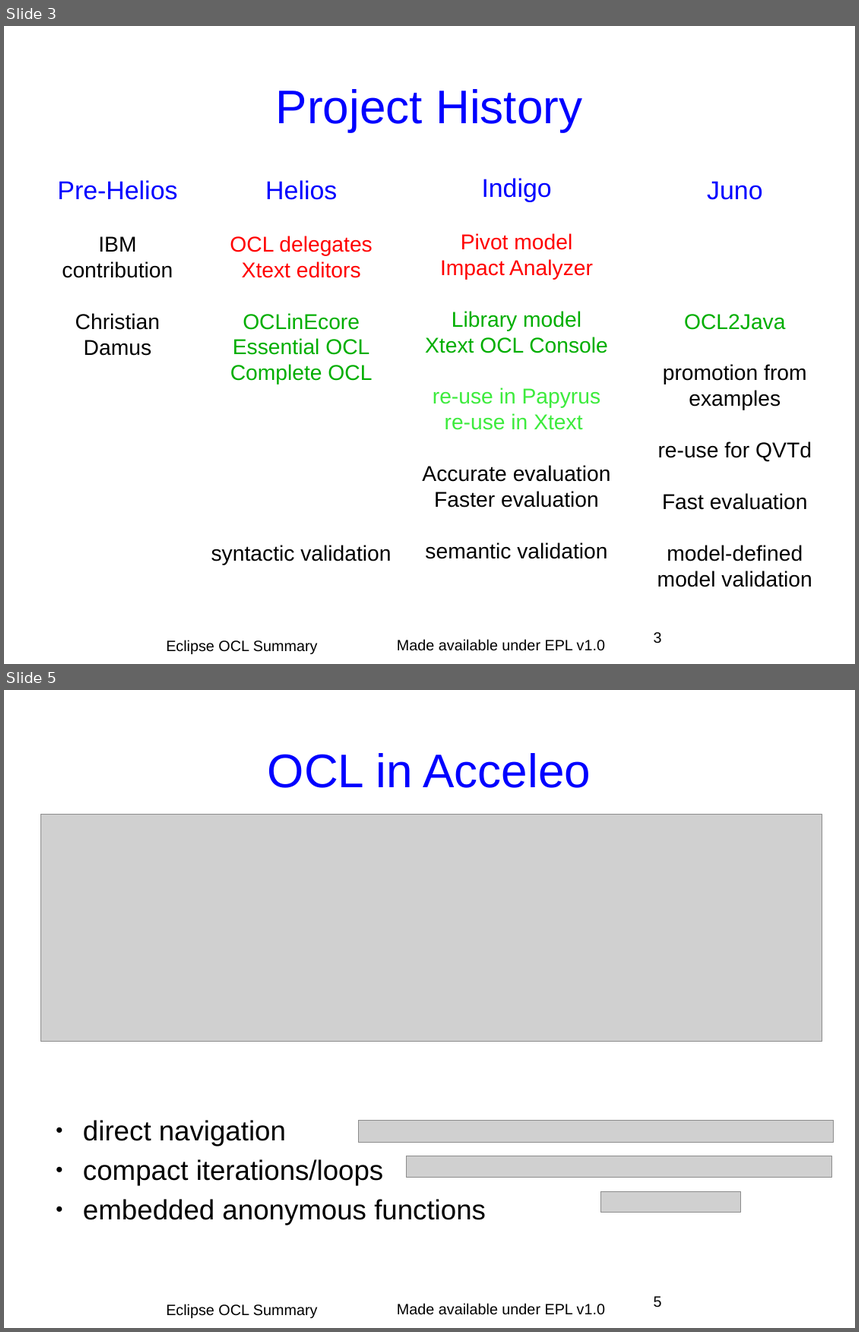
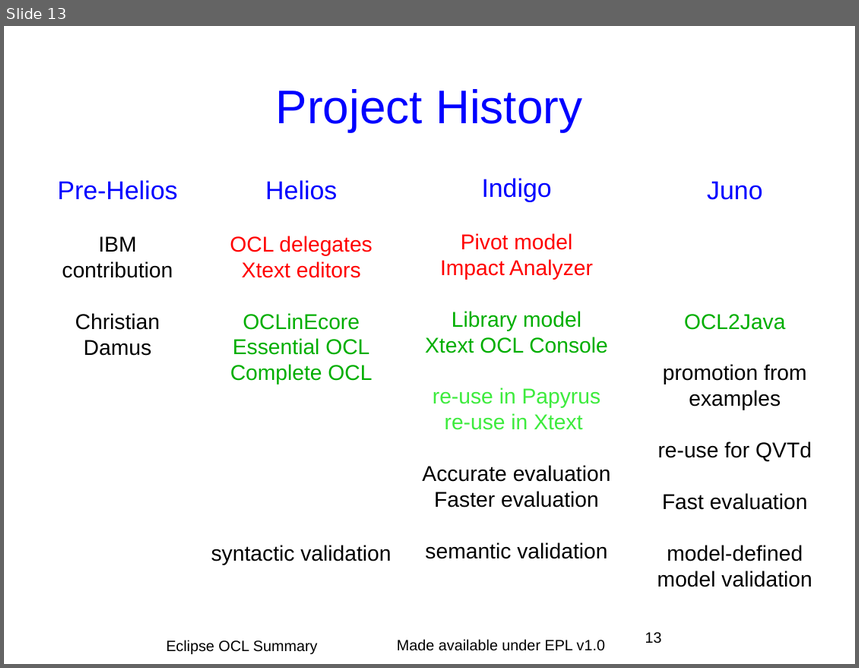
Before and after one commit to eclipse-ocl/ocl-website, a slide deck: ocl/docs/publications/ECE2011BoF/EclipseOCLSummary.odp. Shown one above the other, each under a label of ours: slides 3 and 5 before the commit, slide 13 after it; the slides between them are not shown. The pictures are 859x1332 and 859x668 pixels, drawn with LibreOffice and Linux fonts; fonts in the diff are those of the drawing; grey boxes stand for pictures; background and template pictures are left out. Boxes give left, top, right and bottom in pixels: in the first picture for what was removed or moved away, otherwise in the second. Text is boxed around its words. In the diff, an @@ line names an element or a change of style, - is before the commit and + after.

```diff
--- a/ocl/docs/publications/ECE2011BoF/EclipseOCLSummary.odp
+++ b/ocl/docs/publications/ECE2011BoF/EclipseOCLSummary.odp
@@ slide 5 removed at [4,690,855,1328], background #FFFFFF; not listed: 1 template element that a slide beside it also shows @@
@@ title removed at [268,753,591,788] @@
-OCL in Acceleo
@@ picture removed at [40,815,822,1041] @@
@@ text removed at [83,1120,486,1225] @@
-● direct navigation
-● compact iterations/loops
-● embedded anonymous functions
@@ picture removed at [358,1121,834,1143] @@
@@ picture removed at [408,1157,833,1178] @@
@@ picture removed at [601,1192,742,1213] @@
@@ text removed at [166,1304,318,1319] @@
-Eclipse OCL Summary
@@ page number removed at [654,1296,662,1308] @@
-5
@@ what was slide 3 is now slide 13 @@
@@ page number at [645,632,662,644]: text changed @@
-3
+13
```
Also in this commit, not shown: 4 slides changed, 4 slides added, 3 other slides removed.
